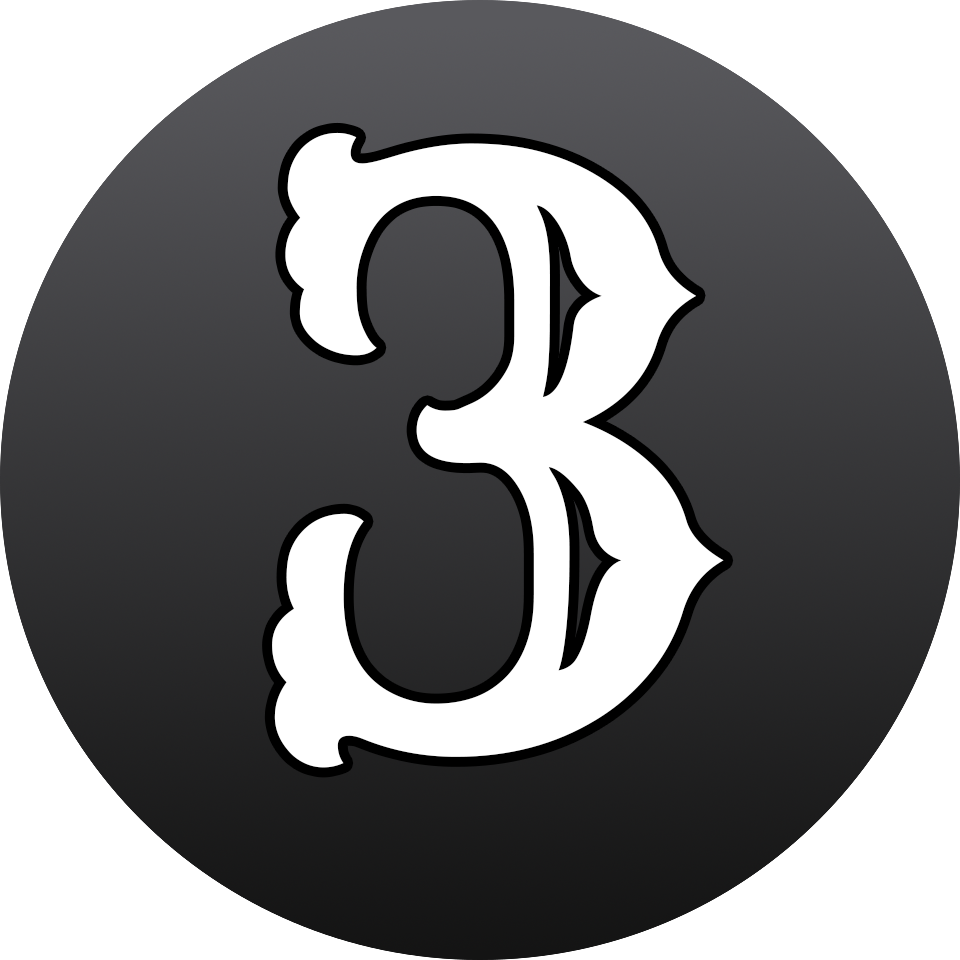
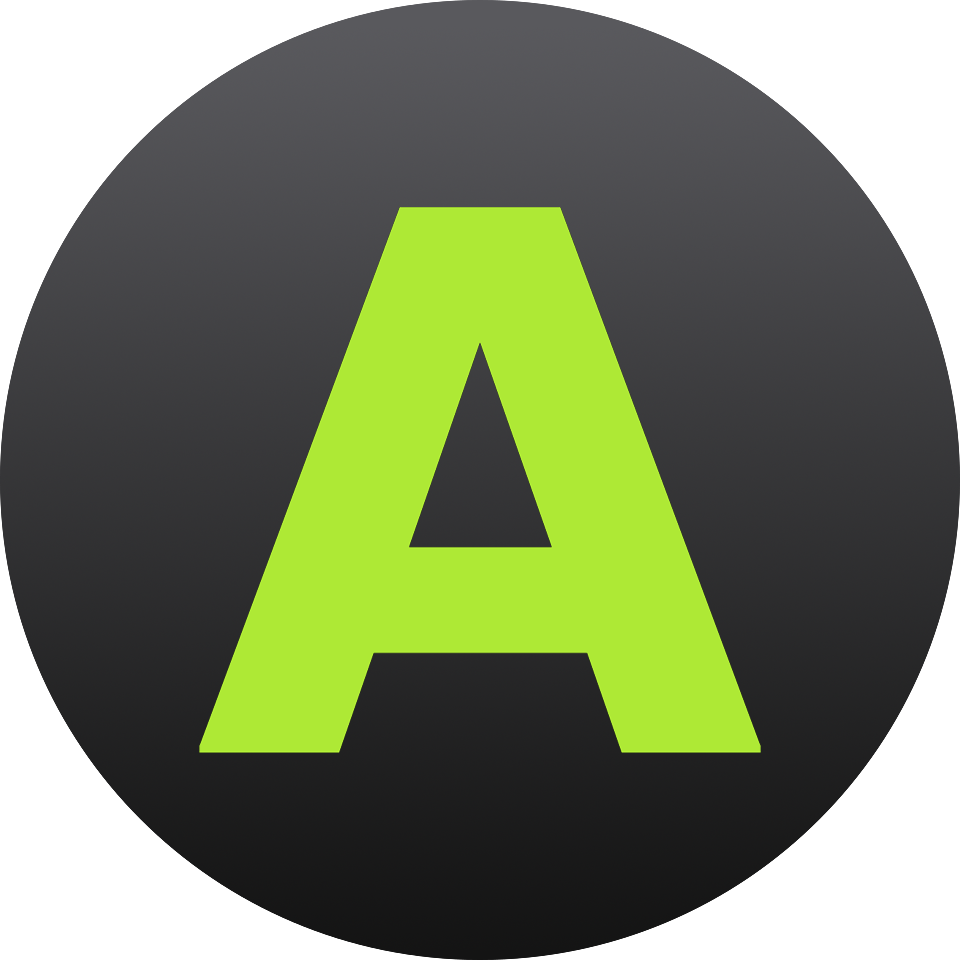
Two versions of the same layered image (w=960, h=960). Layer-by-layer changes:
added layer "Layer 1" above "Layer 4" over [199, 207, 761, 753]
hid "3" over [272, 132, 724, 768]